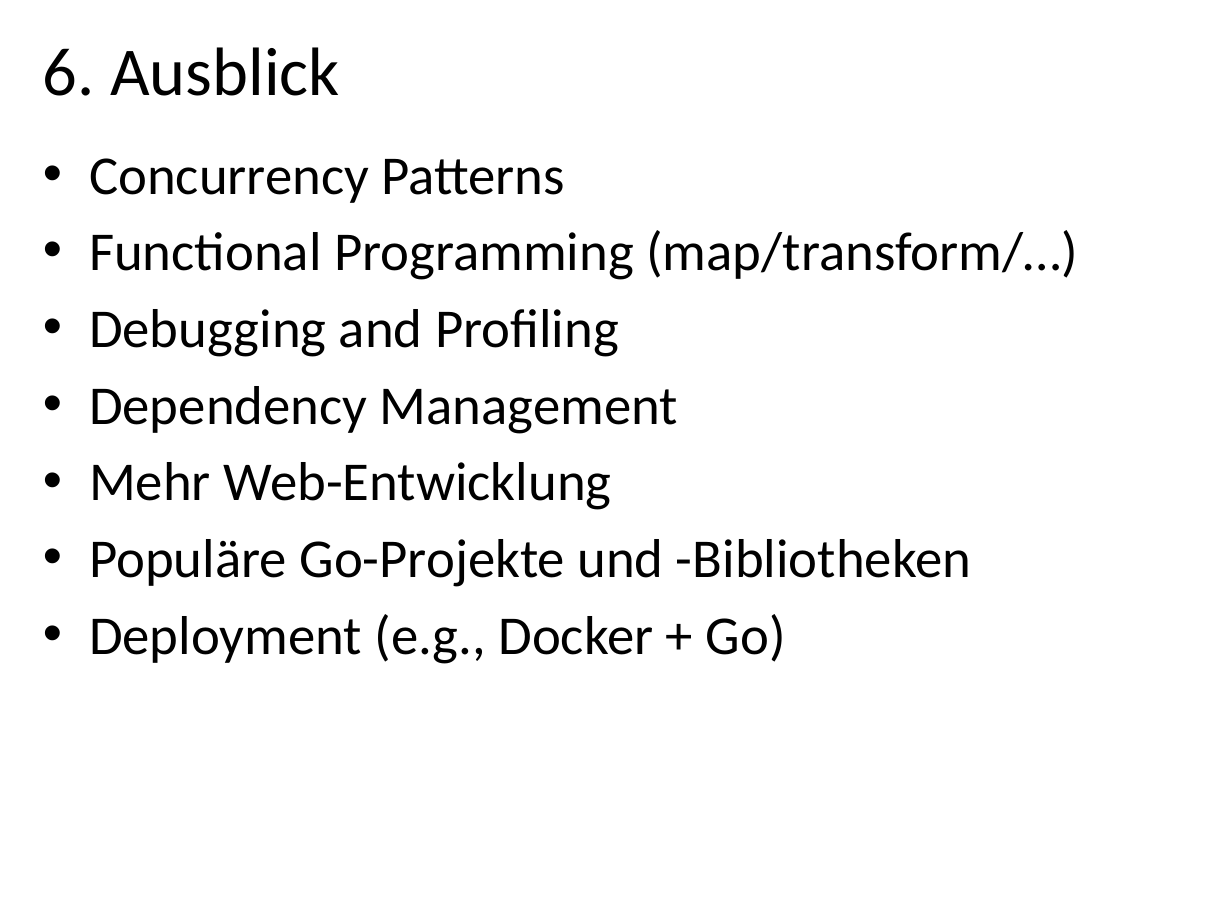
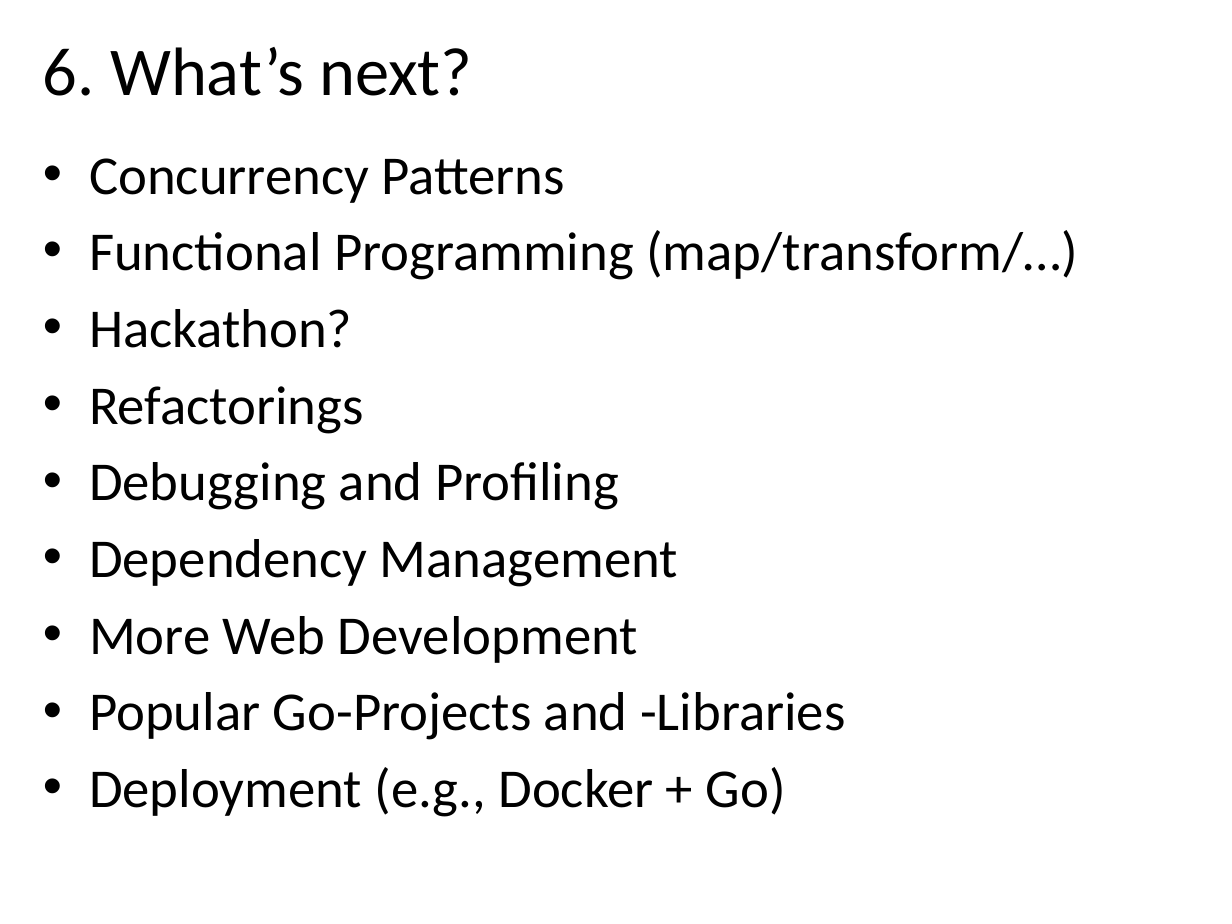
Before and after one commit to danbim/go-talk, a slide deck: slide 33 of intro-to-go.pptx (slide 27 before the commit). Drawn at 1232x924 pixels with LibreOffice and Linux fonts; fonts in the diff are those of the drawing; background and template pictures are left out. Boxes give left, top, right and bottom in pixels: in the first picture for what was removed or moved away, otherwise in the second. Text is boxed around its words. In the diff, an @@ line names an element or a change of style, - is before the commit and + after.

```diff
--- a/intro-to-go.pptx
+++ b/intro-to-go.pptx
@@ title at (43, 47, 472, 96): text changed @@
-6. Ausblick
+6. What’s next?
@@ text at (89, 309, 364, 434): paragraphs added @@
+• Hackathon?
+• Refactorings
@@ text at (89, 616, 846, 740): text changed @@
-• Mehr Web-Entwicklung
-• Populäre Go-Projekte und -Bibliotheken
+• More Web Development
+• Popular Go-Projects and -Libraries
```
Also in this commit, not shown: 20 other slides changed, 6 slides added, 4 other files.
